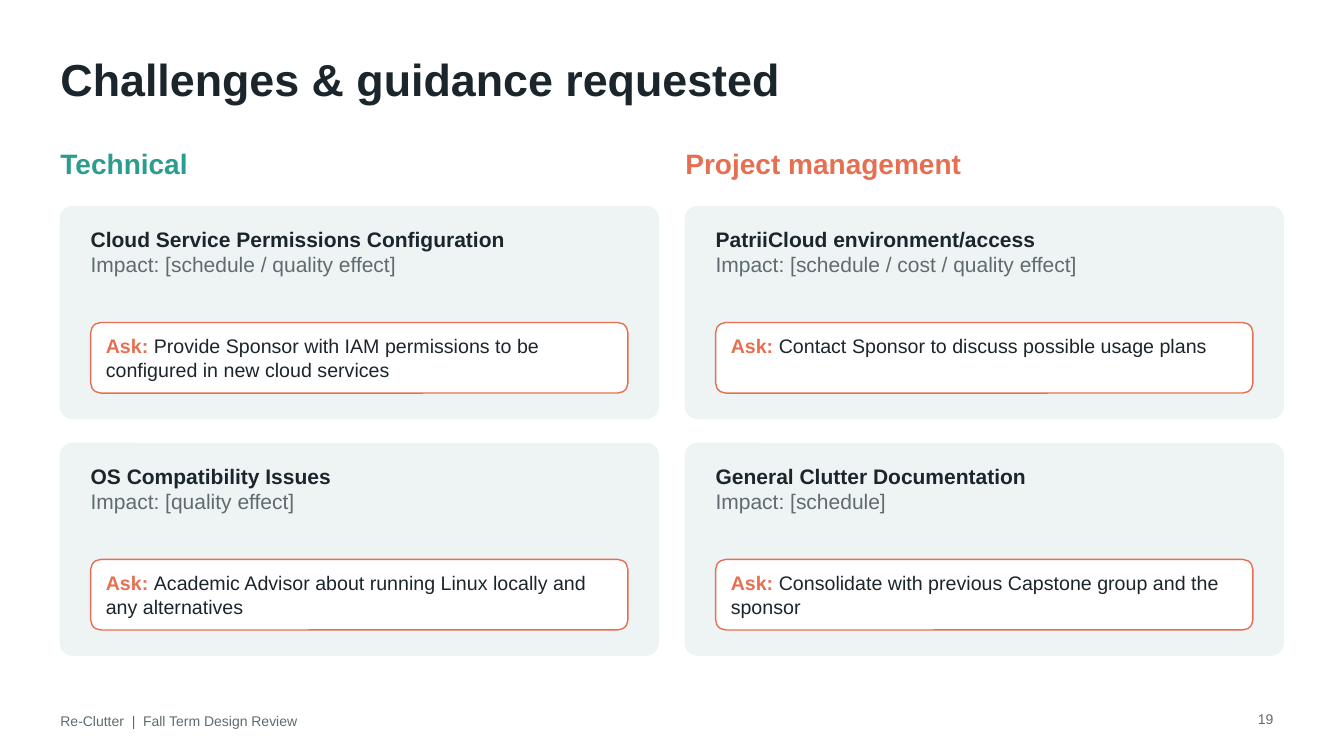
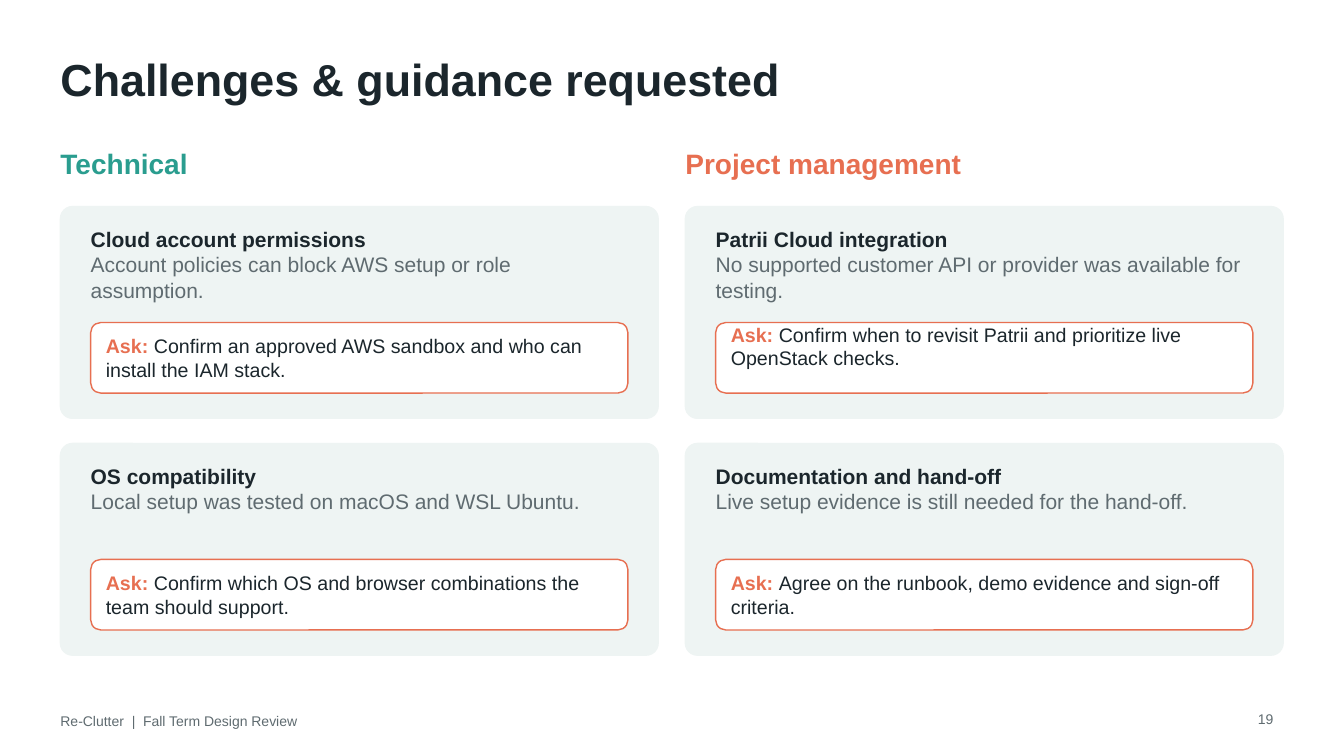
Before and after one commit to Alberta2514640/clutter, a slide deck: slide 19 of deliverables/Re-Clutter_Fall_Design_Review_Software.pptx. Drawn at 1344x756 pixels with LibreOffice and Linux fonts; fonts in the diff are those of the drawing. Boxes give left, top, right and bottom in pixels: in the first picture for what was removed or moved away, otherwise in the second. Text is boxed around its words. In the diff, an @@ line names an element or a change of style, - is before the commit and + after.

```diff
--- a/deliverables/Re-Clutter_Fall_Design_Review_Software.pptx
+++ b/deliverables/Re-Clutter_Fall_Design_Review_Software.pptx
@@ text at [91, 231, 511, 302]: text changed; text colour #1B262C to #5F6B70; bold off @@
-Cloud Service Permissions Configuration
-Impact: [schedule / quality effect]
+Cloud account permissions
+Account policies can block AWS setup or role assumption.
@@ text at [716, 231, 1240, 302]: text changed @@
-PatriiCloud environment/access
-Impact: [schedule / cost / quality effect]
+Patrii Cloud integration
+No supported customer API or provider was available for testing.
@@ text at [731, 327, 1181, 369]: text changed @@
-Ask: Contact Sponsor to discuss possible usage plans
+Ask: Confirm when to revisit Patrii and prioritize live OpenStack checks.
@@ text at [106, 338, 582, 377]: text changed @@
-Ask: Provide Sponsor with IAM permissions to be configured in new cloud services
+Ask: Confirm an approved AWS sandbox and who can install the IAM stack.
@@ text at [91, 468, 579, 514]: text changed @@
-OS Compatibility Issues
-Impact: [quality effect]
+OS compatibility
+Local setup was tested on macOS and WSL Ubuntu.
@@ text at [716, 468, 1187, 514]: text changed; text colour #1B262C to #5F6B70; bold off @@
-General Clutter Documentation
-Impact: [schedule]
+Documentation and hand-off
+Live setup evidence is still needed for the hand-off.
@@ text at [106, 575, 579, 618]: text changed @@
-Ask: Academic Advisor about running Linux locally and any alternatives
+Ask: Confirm which OS and browser combinations the team should support.
@@ text at [731, 575, 1219, 614]: text changed @@
-Ask: Consolidate with previous Capstone group and the sponsor
+Ask: Agree on the runbook, demo evidence and sign-off criteria.
```
Also in this commit, not shown: 13 other slides changed, 1 slide added, 1 slide removed.
